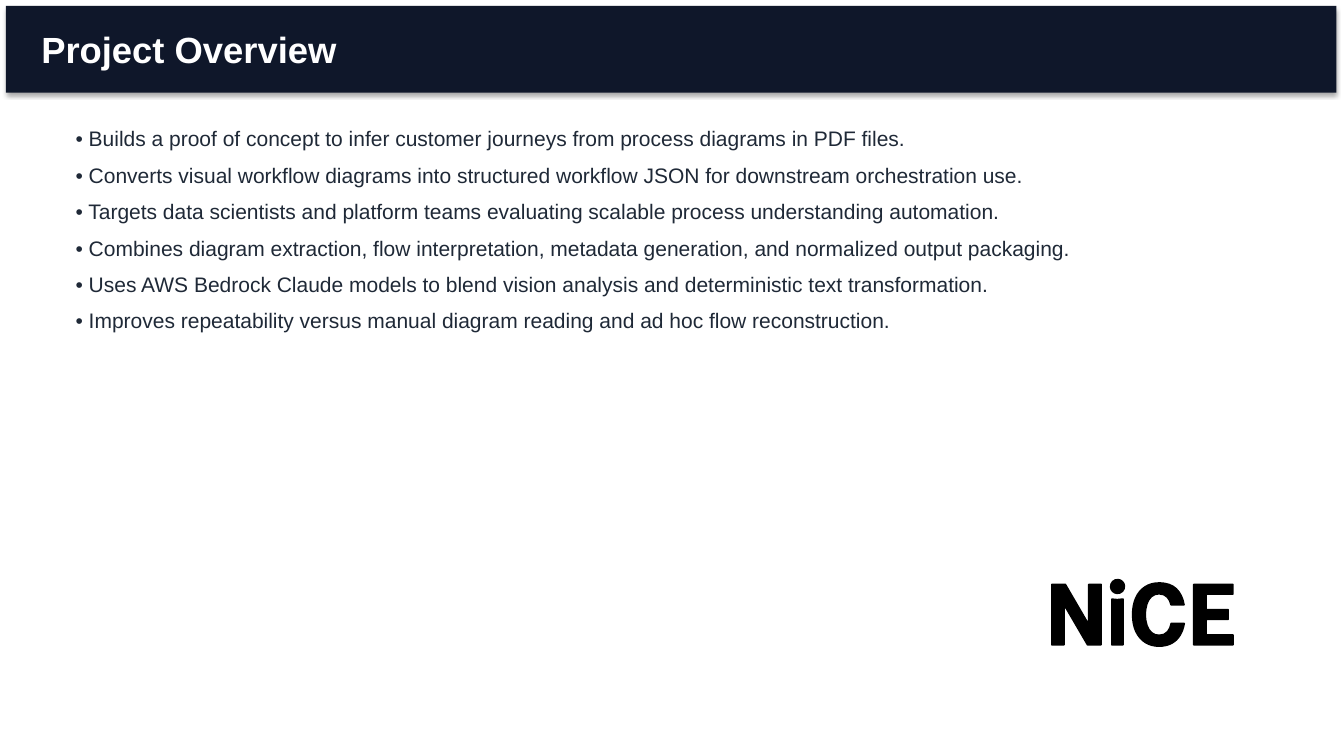
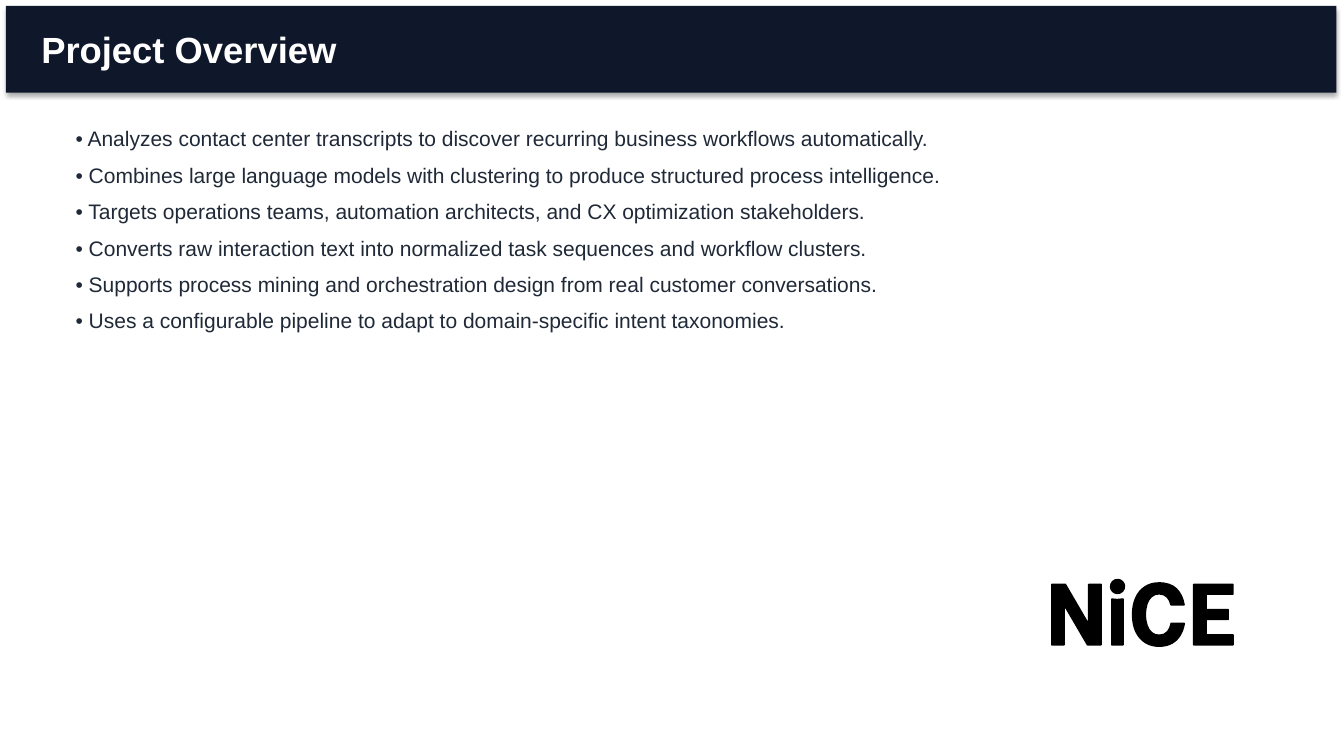
Before and after one commit to sagar-mokashi/cxone-reasearch-ppt-generation, a slide deck: slide 2 of output/project_presentation.pptx. Drawn at 1344x756 pixels with LibreOffice and Linux fonts; fonts in the diff are those of the drawing; background and template pictures are left out. Boxes give left, top, right and bottom in pixels: in the first picture for what was removed or moved away, otherwise in the second. Text is boxed around its words. In the diff, an @@ line names an element or a change of style, - is before the commit and + after.

```diff
--- a/output/project_presentation.pptx
+++ b/output/project_presentation.pptx
@@ text at (x1=88, y1=130, x2=940, y2=333): text changed @@
-• Builds a proof of concept to infer customer journeys from process diagrams in PDF files.
-• Converts visual workflow diagrams into structured workflow JSON for downstream orchestration use.
-• Targets data scientists and platform teams evaluating scalable process understanding automation.
-• Combines diagram extraction, flow interpretation, metadata generation, and normalized output packaging.
-• Uses AWS Bedrock Claude models to blend vision analysis and deterministic text transformation.
-• Improves repeatability versus manual diagram reading and ad hoc flow reconstruction.
+• Analyzes contact center transcripts to discover recurring business workflows automatically.
+• Combines large language models with clustering to produce structured process intelligence.
+• Targets operations teams, automation architects, and CX optimization stakeholders.
+• Converts raw interaction text into normalized task sequences and workflow clusters.
+• Supports process mining and orchestration design from real customer conversations.
+• Uses a configurable pipeline to adapt to domain-specific intent taxonomies.
```
Also in this commit, not shown: 9 other slides changed, 2 slides added, 2 slides removed, 7 other files.
